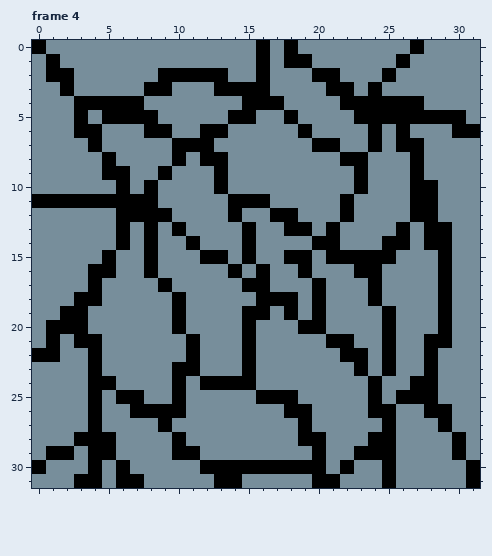
File history of a pixel-art file, Document/Map/Map3M.aseprite. Above is the file before it was changed.
32x32 pixels, 22 frames. Shown: frame 4.
The result:
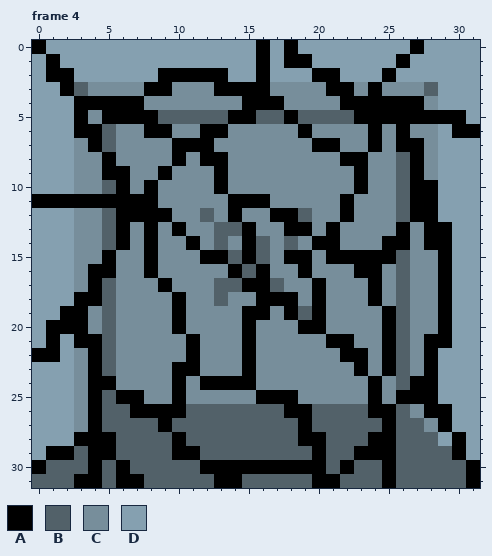
Palette (. is transparent): A #000000  B #526169  C #778e9b  D #85a0b0
From old to new:
Frame 4, layer "Layer 1":
Colour B replaces colour C in row 3 at x 3 and 28; in row 5 at x 9 to 13, 16 to 17 and 19 to 22; in rows 6 to 7 at x 5; in rows 8 to 9 at x 26; in row 10 at x 5 and 26; in row 11 at x 26.
Colour B replaces colour C in row 12 at x 5, 12, 19 and 26; in row 13 at x 5 and 13 to 14; in row 14 at x 5, 13, 16 and 18; in row 15 at x 14, 16 and 26; in row 16 at x 15 and 26; in row 17 at x 5, 13 to 14, 17 and 26.
Colour B replaces colour C in row 18 at x 5, 13 and 26; in row 19 at x 5, 19 and 26; in rows 20 to 23 at x 5 and 26; in row 24 at x 26; in row 25 at x 5; in row 26 at x 5 to 6, 11 to 17, 20 to 23 and 26.
Colour B replaces colour C in row 27 at x 5 to 8, 10 to 18, 20 to 24 and 26 to 27; in row 28 at x 6 to 9, 11 to 18, 21 to 23 and 26 to 28; in row 29 at x 3, 6 to 9, 12 to 19, 21 to 22 and 26 to 29; in row 30 at x 1 to 3, 5, 7 to 11, 21, 23 to 24 and 26 to 30; in row 31 at x 0 to 2, 5, 8 to 12, 15 to 19, 22 to 24 and 26 to 30.
Colour D replaces colour C in row 0 at x 1 to 15, 17, 19 to 26 and 28 to 31; in row 1 at x 0, 2 to 15, 17, 20 to 25 and 27 to 31; in row 2 at x 0, 3 to 8, 14 to 15, 17 to 19, 22 to 24 and 26 to 31; in row 3 at x 0 to 1 and 29 to 31; in row 4 at x 0 to 2 and 29 to 31; in row 5 at x 0 to 2 and 31.
Colour D replaces colour C in row 6 at x 0 to 2 and 29; in rows 7 to 10 at x 0 to 2 and 29 to 31; in row 11 at x 29 to 31; in row 12 at x 0 to 2 and 29 to 31; in rows 13 to 18 at x 0 to 2 and 30 to 31; in row 19 at x 0 to 1 and 30 to 31.
Colour D replaces colour C in row 20 at x 0 and 30 to 31; in row 21 at x 0, 2 and 30 to 31; in row 22 at x 2 and 29 to 31; in rows 23 to 25 at x 0 to 2 and 29 to 31; in rows 26 to 27 at x 0 to 2 and 30 to 31; in row 28 at x 0 to 2, 29 and 31.
Colour D replaces colour C in row 29 at x 0 and 31.
